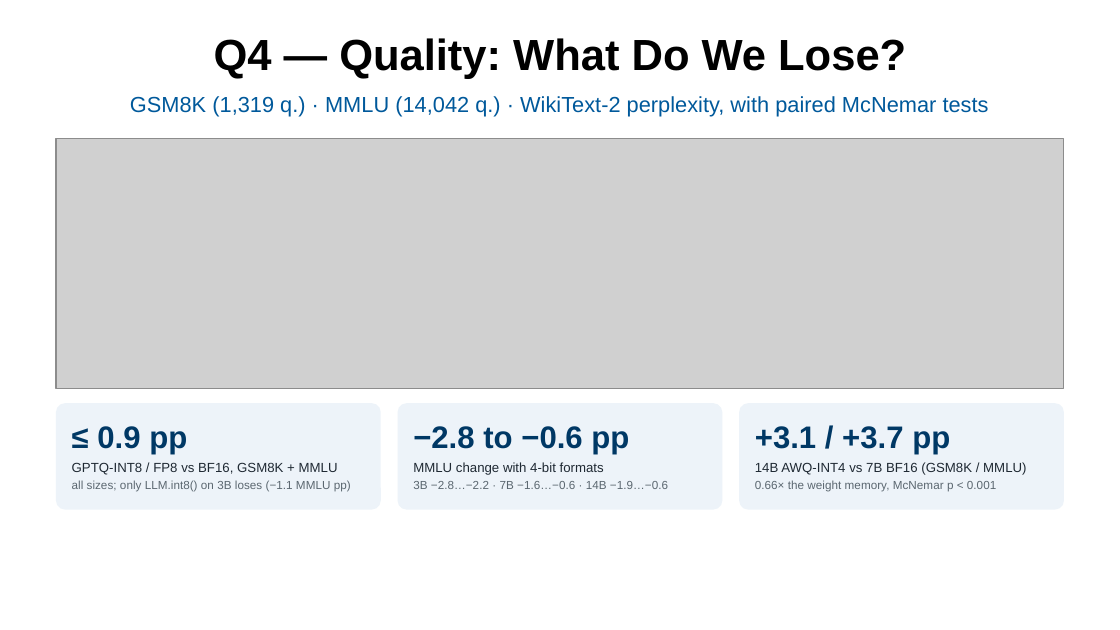
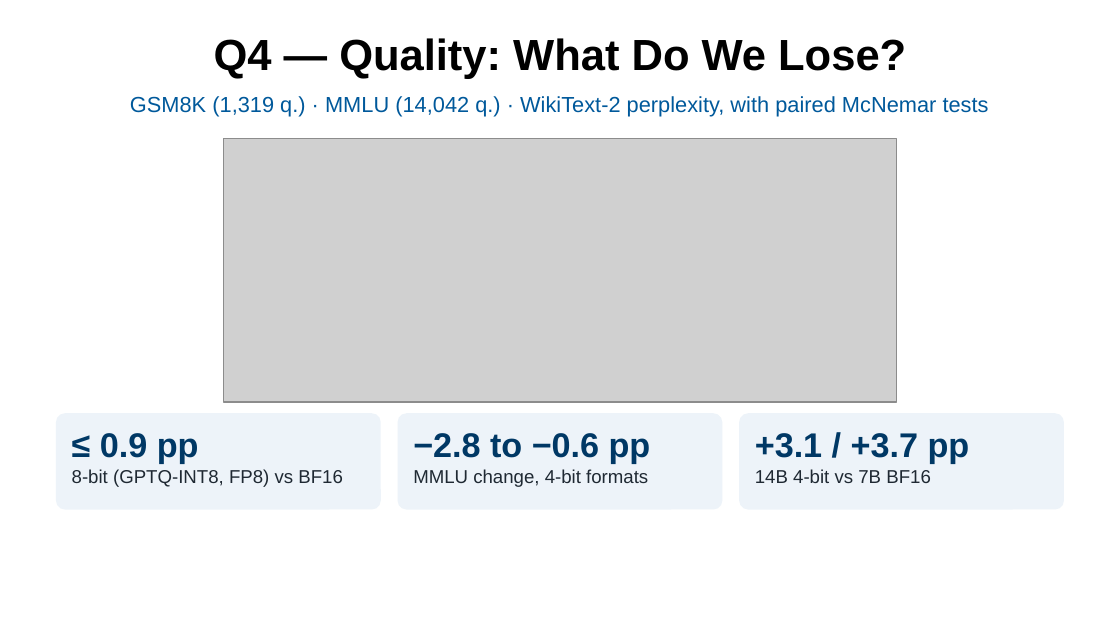
Before and after one commit to zz9tf/6359-SYS-ARCHITECT-course-work, a slide deck: slide 9 of final_project/slides/final_presentation.pptx. Drawn at 1120x630 pixels with LibreOffice and Linux fonts; fonts in the diff are those of the drawing; grey boxes stand for pictures; background and template pictures are left out. Boxes give left, top, right and bottom in pixels: in the first picture for what was removed or moved away, otherwise in the second. Text is boxed around its words. In the diff, an @@ line names an element or a change of style, - is before the commit and + after.

```diff
--- a/final_project/slides/final_presentation.pptx
+++ b/final_project/slides/final_presentation.pptx
@@ picture: place and size @@
-picture at (56,139,1064,389)
+picture at (223,139,896,402)
@@ rounded rectangle: place and size @@
-rounded rectangle at (56,403,381,510)
+rounded rectangle at (56,413,381,510)
@@ rounded rectangle: place and size @@
-rounded rectangle at (398,403,722,510)
+rounded rectangle at (398,413,722,510)
@@ proportions changed in 3 elements at (56,413,381,510), (398,413,722,510), (739,413,1064,510) @@
@@ rounded rectangle: place and size @@
-rounded rectangle at (739,403,1064,510)
+rounded rectangle at (739,413,1064,510)
@@ 3 texts: place and size @@
-3 texts at (97,426,950,454)
+3 texts at (100,433,970,463)
@@ size 20 to 22 pt in 3 elements at (413,433,651,463), (755,433,970,463), (100,433,199,463) @@
@@ text at (72,469,343,487): text changed; size 7.5 to 12 pt; text colour #5B6770 to #1F2933 @@
-GPTQ-INT8 / FP8 vs BF16, GSM8K + MMLU
-all sizes; only LLM.int8() on 3B loses (−1.1 MMLU pp)
+8-bit (GPTQ-INT8, FP8) vs BF16
@@ text at (413,469,648,487): text changed; size 7.5 to 12 pt; text colour #5B6770 to #1F2933 @@
-MMLU change with 4-bit formats
-3B −2.8…−2.2 · 7B −1.6…−0.6 · 14B −1.9…−0.6
+MMLU change, 4-bit formats
@@ text at (755,469,931,483): text changed; size 7.5 to 12 pt; text colour #5B6770 to #1F2933 @@
-14B AWQ-INT4 vs 7B BF16 (GSM8K / MMLU)
-0.66× the weight memory, McNemar p < 0.001
+14B 4-bit vs 7B BF16
```
Also in this commit, not shown: 10 other slides changed, 30 other files.
